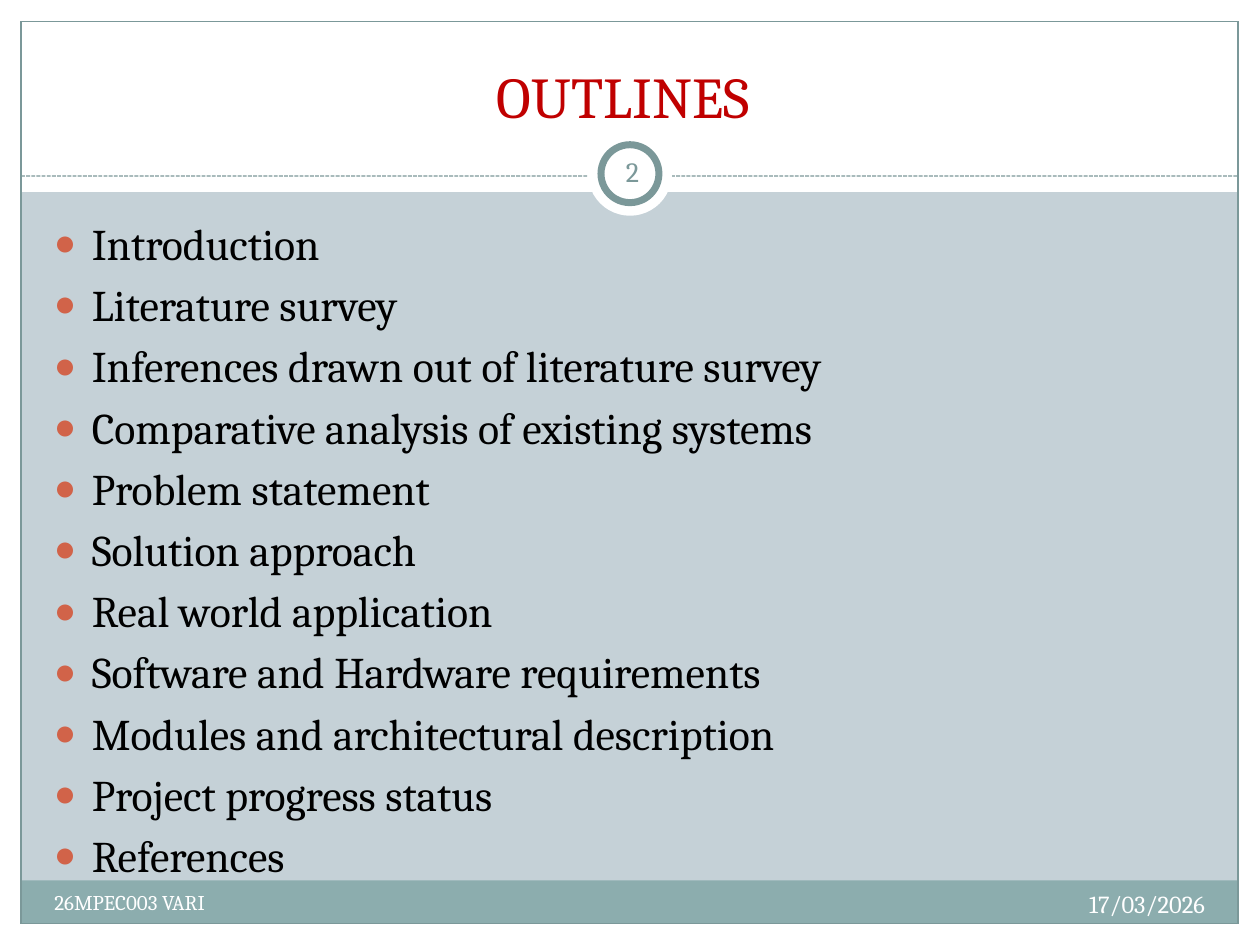
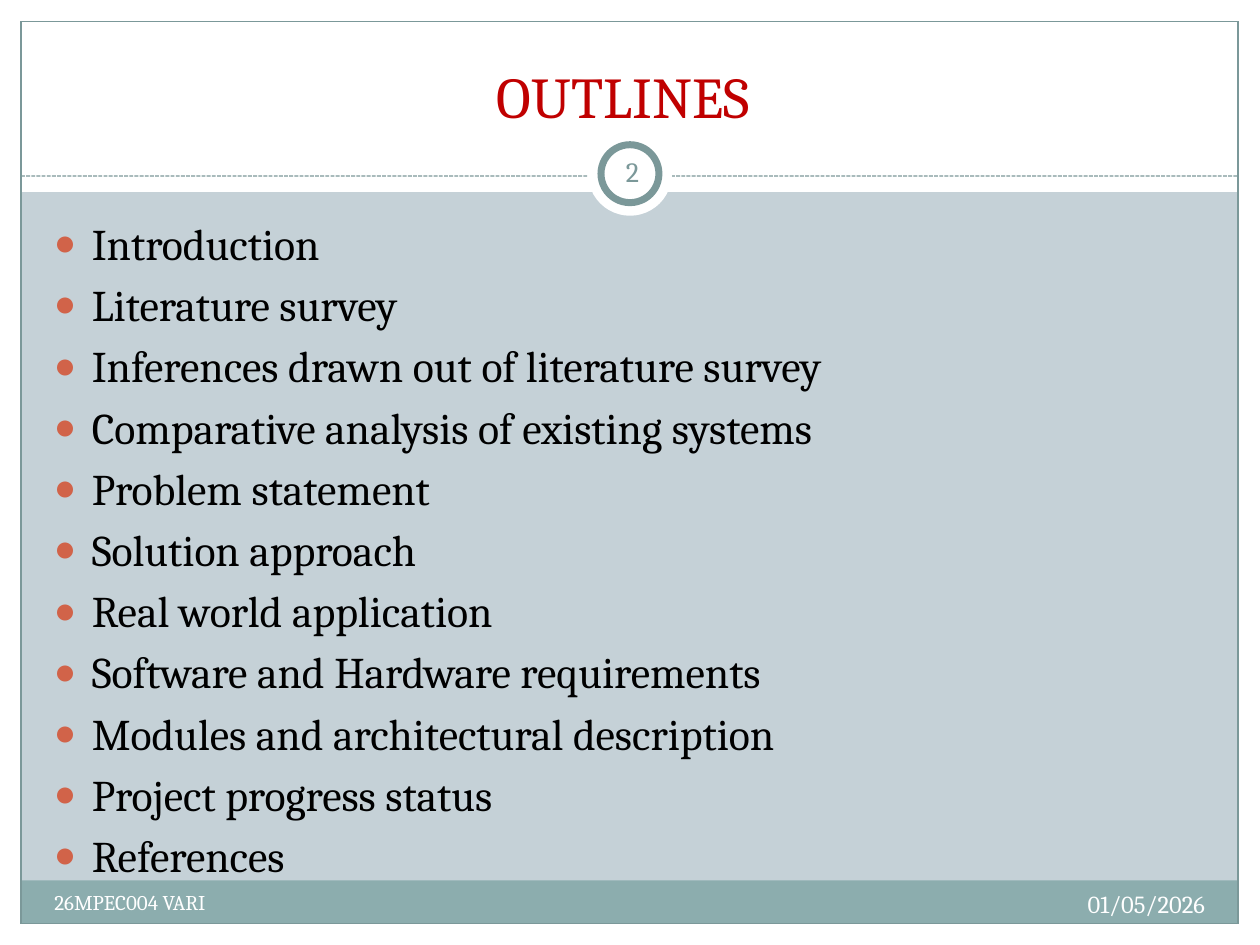
Before and after one commit to fatbrain96/All-Vari, a slide deck: slide 2 of Vari Docs/26MPEC004 (VARI).pptx. Drawn at 1260x945 pixels with LibreOffice and Linux fonts; fonts in the diff are those of the drawing. Boxes give left, top, right and bottom in pixels: in the first picture for what was removed or moved away, otherwise in the second. Text is boxed around its words. In the diff, an @@ line names an element or a change of style, - is before the commit and + after.

```diff
--- a/Vari Docs/26MPEC004 (VARI).pptx
+++ b/Vari Docs/26MPEC004 (VARI).pptx
@@ text at (54,896,206,910): text changed @@
-26MPEC003 VARI
+26MPEC004 VARI
@@ text at (1088,896,1205,916): text changed @@
-17/03/2026
+01/05/2026
```
Also in this commit, not shown: 12 other slides changed, 15 other files.
